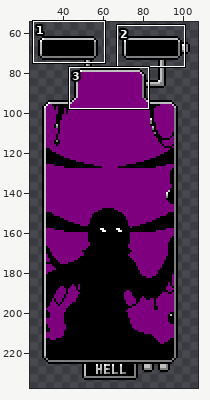
Two states of a animated GIF sprite, img/background_nightmare.gif. Above: a wide view before the commit, with the close-up outlined.
Close-up. First the earlier version:
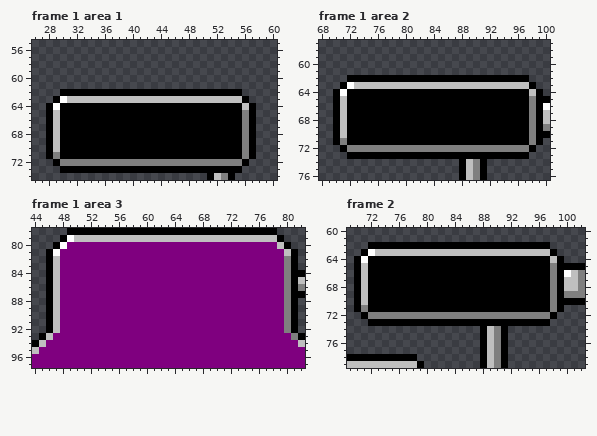
The file is 128x256 pixels, 4 frames. Shown: frame 1 area 1: x 26..60, y 55..74; frame 1 area 2: x 68..100, y 57..76; frame 1 area 3: x 44..82, y 78..97; frame 2: x 69..102, y 60..79. The wide view leaves out empty margins. The commit also changed other frames or places, which this record leaves out.
After:
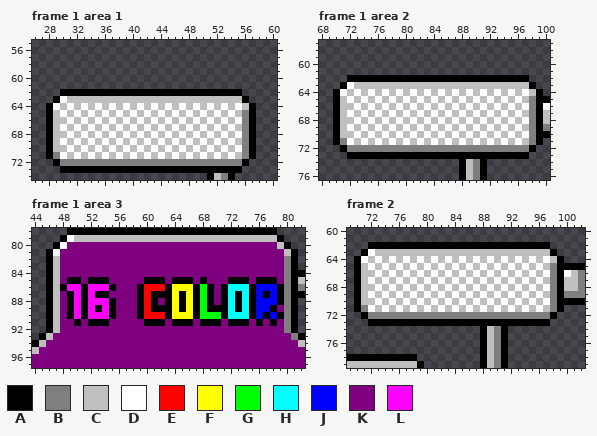
Palette (. is transparent): A #000000  B #7f7f7f  C #bfbfbf  D #ffffff  E #ff0000  F #ffff00  G #00ff00  H #00ffff  J #0000ff  K #7f007f  L #ff00ff
Changes in this commit:
Changed rows in their new state; - is an unchanged pixel.
Frame 1 area 1:
first column x 30:
64 CDCDCDCDCDCDCDCDCDCDCDCDCD
65 DCDCDCDCDCDCDCDCDCDCDCDCDC
66 CDCDCDCDCDCDCDCDCDCDCDCDCD
67 DCDCDCDCDCDCDCDCDCDCDCDCDC
68 CDCDCDCDCDCDCDCDCDCDCDCDCD
69 DCDCDCDCDCDCDCDCDCDCDCDCDC
70 CDCDCDCDCDCDCDCDCDCDCDCDCD
71 DCDCDCDCDCDCDCDCDCDCDCDCDC
Frame 1 area 2:
first column x 72:
64 CDCDCDCDCDCDCDCDCDCDCDCDCD
65 DCDCDCDCDCDCDCDCDCDCDCDCDC
66 CDCDCDCDCDCDCDCDCDCDCDCDCD
67 DCDCDCDCDCDCDCDCDCDCDCDCDC
68 CDCDCDCDCDCDCDCDCDCDCDCDCD
69 DCDCDCDCDCDCDCDCDCDCDCDCDC
70 CDCDCDCDCDCDCDCDCDCDCDCDCD
71 DCDCDCDCDCDCDCDCDCDCDCDCDC
Frame 1 area 3:
first column x 48:
85 -AA-AAA-----AAA-AAA-A---AAA-AAA-
86 ALLALLLA---AEEEAFFFAGA-AHHHAJJJA
87 -ALALAA----AEAAAFAFAGA-AHAHAJAJA
88 -ALALLLA---AEA-AFAFAGA-AHAHAJJJA
89 -ALALALA---AEAAAFAFAGAAAHAHAJJA-
90 -ALALLLA---AEEEAFFFAGGGAHHHAJAJA
91 --A-AAA-----AAA-AAA-AAA-AAA-A-A-
Frame 2: the same change as frame 1 area 2
Pixel boxes of the changes (left, top, right, bottom) in both close-ups:
changed: (60, 103, 242, 159)
changed: (347, 89, 529, 145)
changed: (60, 277, 116, 326)
changed: (137, 277, 284, 326)
changed: (368, 256, 550, 312)
